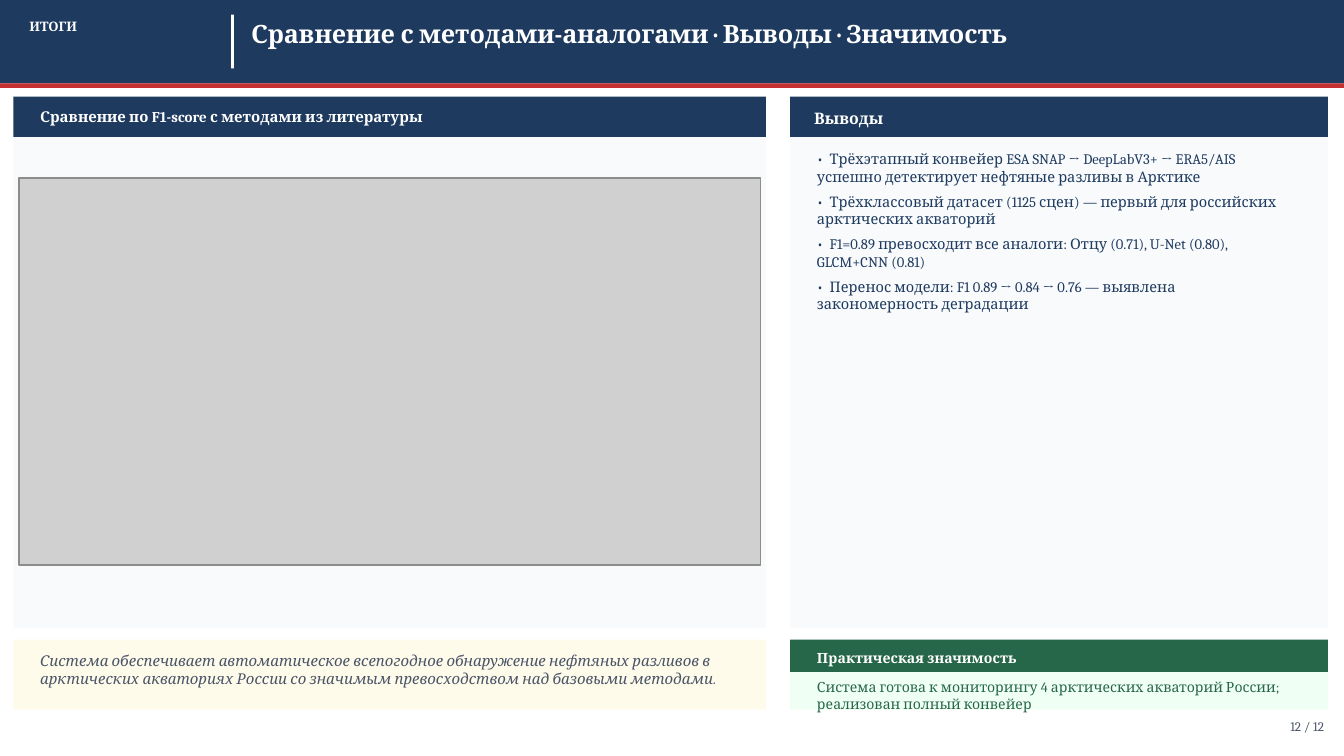
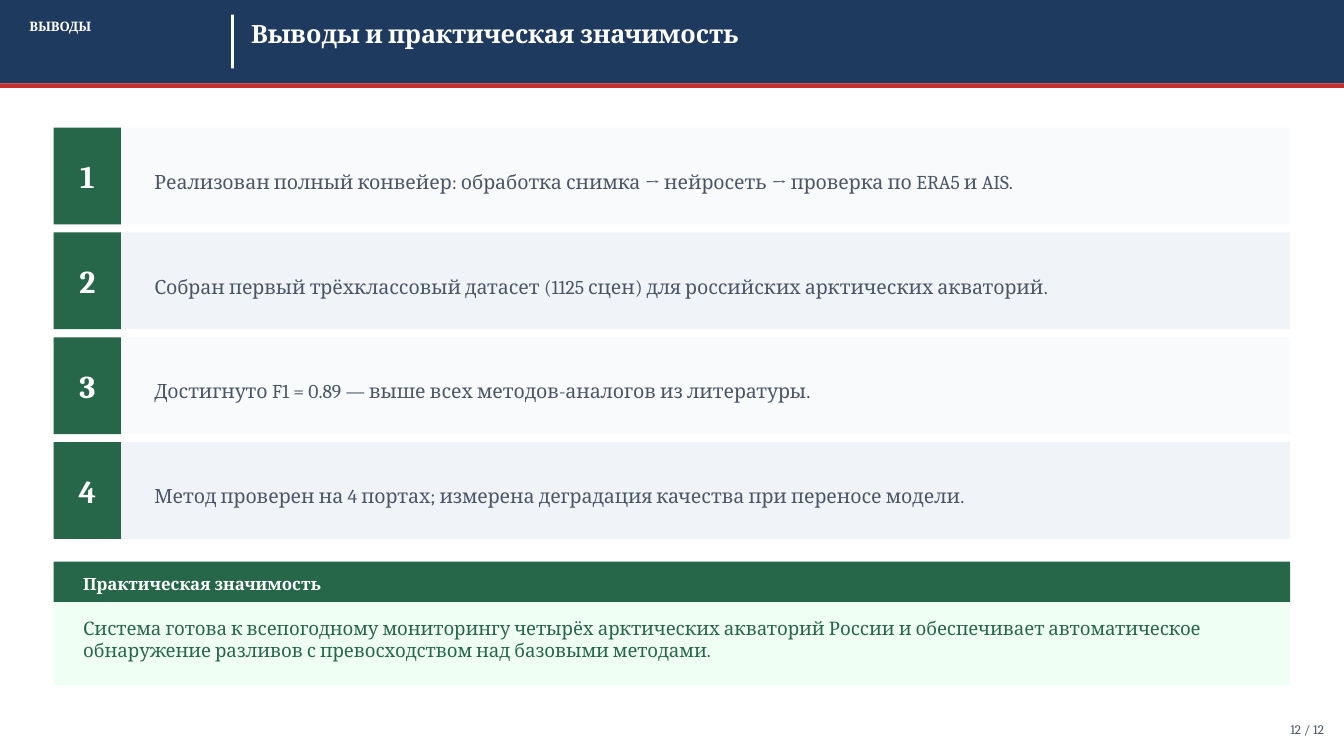
Before and after one commit to Confucius-hub/spbu_db_hw, a slide deck: slide 12 of thesis/presentation/Презентация_ВКР_2026.pptx. Drawn at 1344x756 pixels with LibreOffice and Linux fonts; fonts in the diff are those of the drawing; grey boxes stand for pictures. Boxes give left, top, right and bottom in pixels: in the first picture for what was removed or moved away, otherwise in the second. Text is boxed around its words. In the diff, an @@ line names an element or a change of style, - is before the commit and + after.

```diff
--- a/thesis/presentation/Презентация_ВКР_2026.pptx
+++ b/thesis/presentation/Презентация_ВКР_2026.pptx
@@ text at (29,21,91,34): text changed @@
-ИТОГИ
+ВЫВОДЫ
@@ text at (251,25,739,49): text changed @@
-Сравнение с методами-аналогами · Выводы · Значимость
+Выводы и практическая значимость
@@ rectangle removed at (13,97,766,137) @@
@@ text removed at (40,111,423,126) @@
-Сравнение по F1-score с методами из литературы
@@ rectangle removed at (790,97,1328,137) @@
@@ text removed at (814,112,883,128) @@
-Выводы
@@ rectangle: place and size @@
-rectangle at (13,97,766,628)
+rectangle at (54,128,1290,224)
@@ rectangle added at (54,128,121,224), fill #276749 @@
@@ picture removed at (19,177,761,564) @@
@@ text added at (80,167,95,188), 17 pt, text #FFFFFF, bold @@
+1
@@ text added at (154,174,1013,194), 10.5 pt, text #4A5568 @@
+Реализован полный конвейер: обработка снимка → нейросеть → проверка по ERA5 и AIS.
@@ rectangle: place and size @@
-rectangle at (790,97,1328,628)
+rectangle at (54,233,1290,329)
@@ rectangle at (54,233,1290,329): fill #F8FAFC to #F0F4F8 @@
@@ rectangle added at (54,233,121,329), fill #276749 @@
@@ text "Собран первый трёхклассовый датасет (1125 ..." at (154,279,1043,299): vertical alignment top to middle @@
@@ text added at (79,271,95,293), 17 pt, text #FFFFFF, bold @@
+2
@@ text at (154,279,1043,299): text changed; size 7.8 to 10.5 pt; text colour #1E3A5F to #4A5568 @@
-• Трёхэтапный конвейер ESA SNAP → DeepLabV3+ → ERA5/AIS успешно детектирует нефтяные разливы в Арктике
-• Трёхклассовый датасет (1125 сцен) — первый для российских арктических акваторий
-• F1=0.89 превосходит все аналоги: Отцу (0.71), U-Net (0.80), GLCM+CNN (0.81)
-• Перенос модели: F1 0.89 → 0.84 → 0.76 — выявлена закономерность деградации
+Собран первый трёхклассовый датасет (1125 сцен) для российских арктических акваторий.
@@ rectangle: place and size @@
-rectangle at (790,640,1328,672)
+rectangle at (54,337,121,434)
@@ rectangle: place and size @@
-rectangle at (790,640,1328,710)
+rectangle at (54,337,1290,434)
@@ rectangle at (54,337,1290,434): fill #F0FFF4 to #F8FAFC @@
@@ text added at (79,376,95,399), 17 pt, text #FFFFFF, bold @@
+3
@@ text added at (154,384,806,403), 10.5 pt, text #4A5568 @@
+Достигнуто F1 = 0.89 — выше всех методов-аналогов из литературы.
@@ rectangle: place and size @@
-rectangle at (13,640,766,710)
+rectangle at (54,442,1290,539)
@@ rectangle at (54,442,1290,539): fill #FFFBEB to #F0F4F8 @@
@@ rectangle added at (54,442,121,539), fill #276749 @@
@@ text added at (79,481,97,503), 17 pt, text #FFFFFF, bold @@
+4
@@ text added at (154,489,960,508), 10.5 pt, text #4A5568 @@
+Метод проверен на 4 портах; измерена деградация качества при переносе модели.
@@ rectangle added at (54,562,1290,685), fill #F0FFF4 @@
@@ rectangle added at (54,562,1290,602), fill #276749 @@
@@ text "Практическая значимость": place and size @@
-text "Практическая значимость" at (817,653,1016,667)
+text "Практическая значимость" at (83,578,321,594)
@@ text "Практическая значимость" at (83,578,321,594): size 7.5 to 9 pt @@
@@ text at (83,621,1200,662): text changed; size 8 to 10 pt; text colour #4A5568 to #276749; italic off @@
-Система обеспечивает автоматическое всепогодное обнаружение нефтяных разливов в арктических акваториях России со значимым превосходством над базовыми методами.
+Система готова к всепогодному мониторингу четырёх арктических акваторий России и обеспечивает автоматическое обнаружение разливов с превосходством над базовыми методами.
@@ text removed at (817,681,1276,713) @@
-Система готова к мониторингу 4 арктических акваторий России; реализован полный конвейер
```
Also in this commit, not shown: 1 other slide changed, 10 slides added, 10 slides removed, 14 other files.
